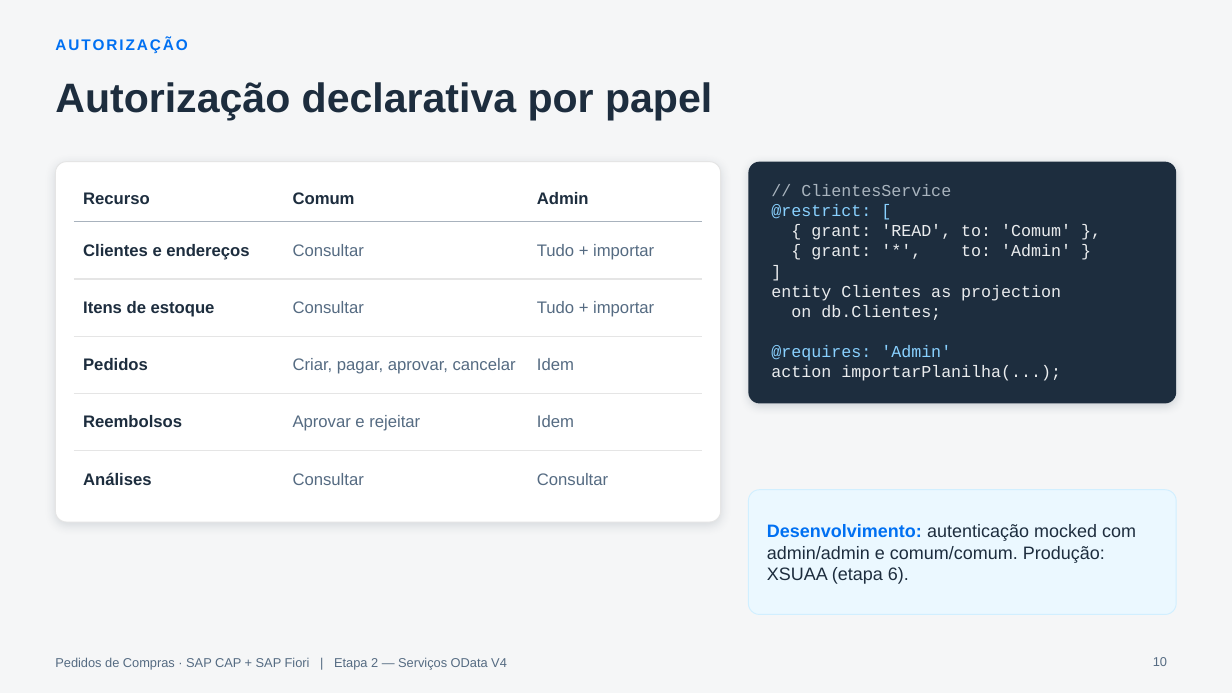
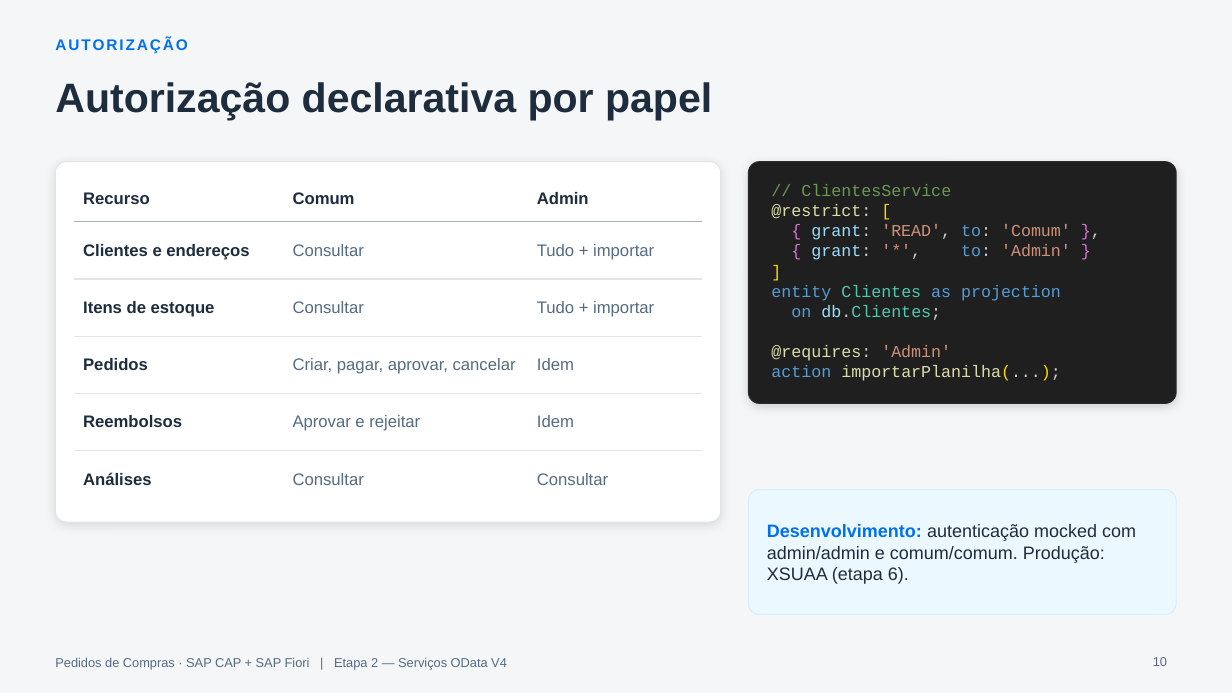
Before and after one commit to AdrianoBispo/sap-cap-nodejs-pedidos-de-compras-app, a slide deck: slide 10 of docs/apresentacoes/02-servicos-odata.pptx. Drawn at 1232x693 pixels with LibreOffice and Linux fonts; fonts in the diff are those of the drawing. Boxes give left, top, right and bottom in pixels: in the first picture for what was removed or moved away, otherwise in the second. Text is boxed around its words. In the diff, an @@ line names an element or a change of style, - is before the commit and + after.

```diff
--- a/docs/apresentacoes/02-servicos-odata.pptx
+++ b/docs/apresentacoes/02-servicos-odata.pptx
@@ rounded rectangle at <box>749,162,1177,404</box>: fill #1D2D3E to #1F1F1F; outline none to #2B2B2B 0.75 pt @@
@@ text "// ClientesService" at <box>771,184,1071,381</box>: text colour #A9B4BE to #6A9955 in "// ClientesService"; text colour #89D1FF to #DCDCAA, text colour #89D1FF to #CCCCCC in "@restrict:", "@requires:"; text colour #89D1FF to #FFD700 in "["; text colour #EAECEE to #DA70D6 in "{ },", "{ }"; text colour #EAECEE to #9CDCFE in "grant:", "grant:", "db.Clientes;"; text colour #EAECEE to #CCCCCC in "grant: 'READ', to: },", "grant: '*', to:", "db.Clientes;", "importarPlanilha(...);"; text colour #EAECEE to #CE9178 in "'READ', 'Comum'", "'*', 'Admin'"; text colour #EAECEE to #569CD6 in "to:", "to:", "entity as projection", "on" and 1 more places; text colour #EAECEE to #FFD700 in "]", "importarPlanilha(...);"; text colour #EAECEE to #4EC9B0 in "Clientes", "db.Clientes;"; text colour #89D1FF to #CE9178 in "'Admin'"; text colour #EAECEE to #DCDCAA in "importarPlanilha(...);" @@
```
Also in this commit, not shown: 3 other slides changed, 5 other files.
